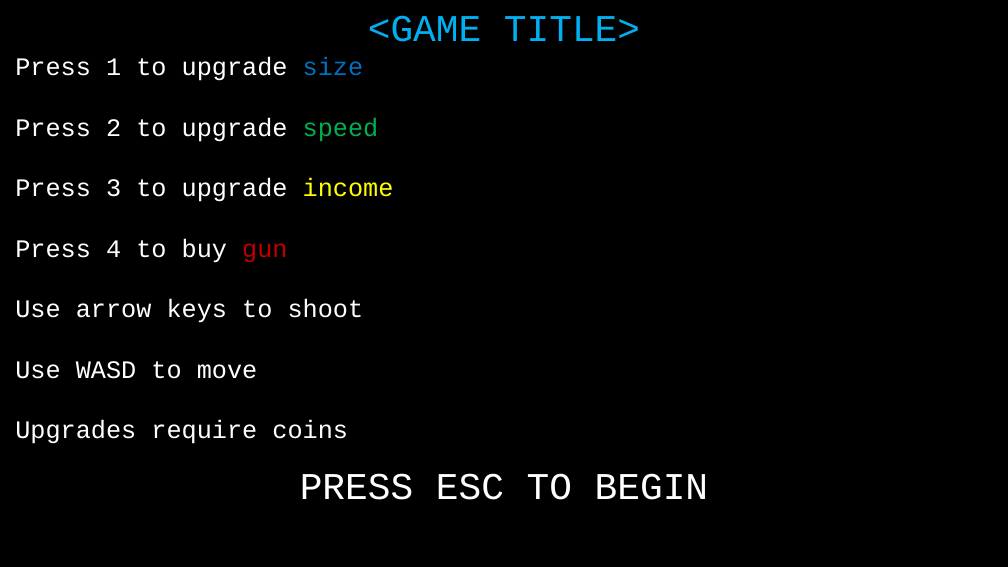
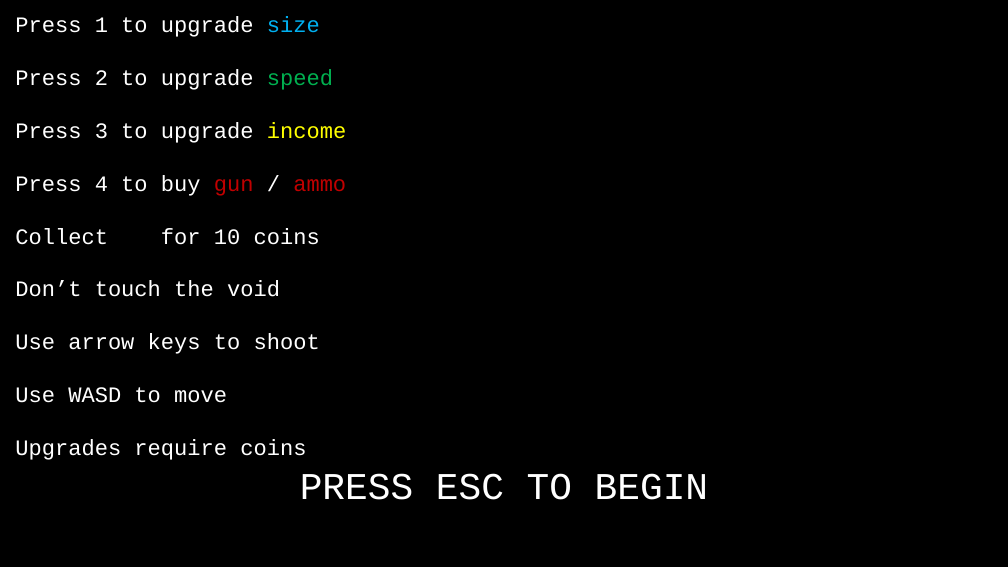
Before and after one commit to JackGriebel/JacksGame, a slide deck: slide 1 of Presentation1.pptx. Drawn at 1008x567 pixels with LibreOffice and Linux fonts; fonts in the diff are those of the drawing. Boxes give left, top, right and bottom in pixels: in the first picture for what was removed or moved away, otherwise in the second. Text is boxed around its words. In the diff, an @@ line names an element or a change of style, - is before the commit and + after.

```diff
--- a/Presentation1.pptx
+++ b/Presentation1.pptx
@@ text "Press 1 to upgrade size": place and size @@
-text "Press 1 to upgrade size" at (15, 57, 394, 444)
+text "Press 1 to upgrade size" at (15, 16, 346, 460)
@@ text at (15, 16, 346, 460): size 48 to 42 pt in "Press 1 to upgrade size", "Press 2 to upgrade speed", "Press 3 to upgrade income", "Use arrow keys to shoot" and 2 more places; text colour #0070C0 to #00B0F0 in "size" @@
@@ text removed at (368, 15, 640, 42) @@
-<GAME TITLE>
@@ text at (15, 175, 346, 297): text changed; size 48 to 42 pt @@
-Press 4 to buy gun
+Press 4 to buy gun / ammo
+Collect for 10 coins
+Don’t touch the void
```
Also in this commit, not shown: 1 slide added, 8 other files.
